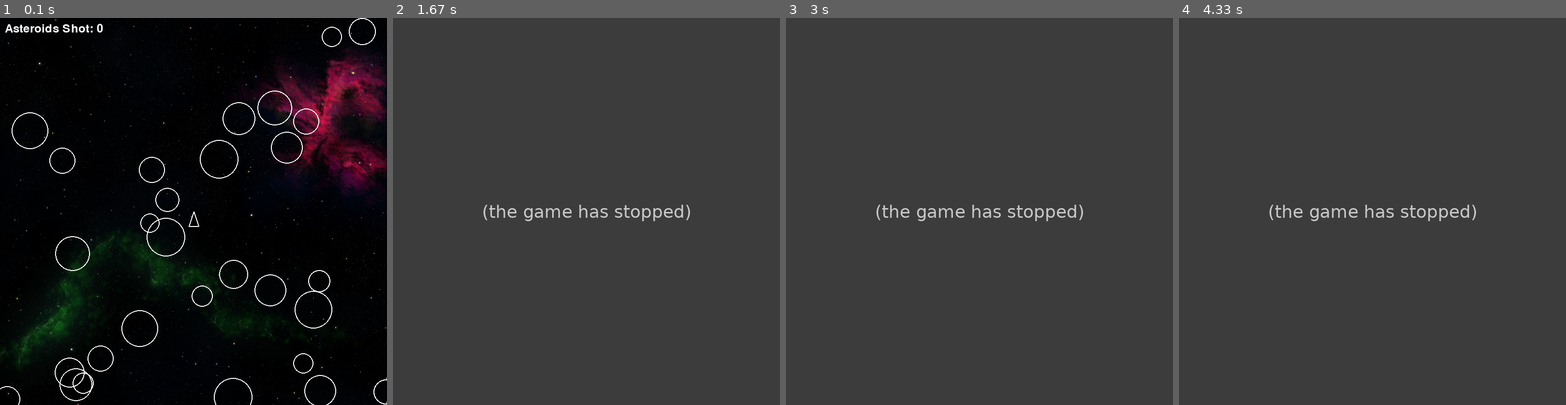
Above: before the commit, frames 1-4 (left to right).
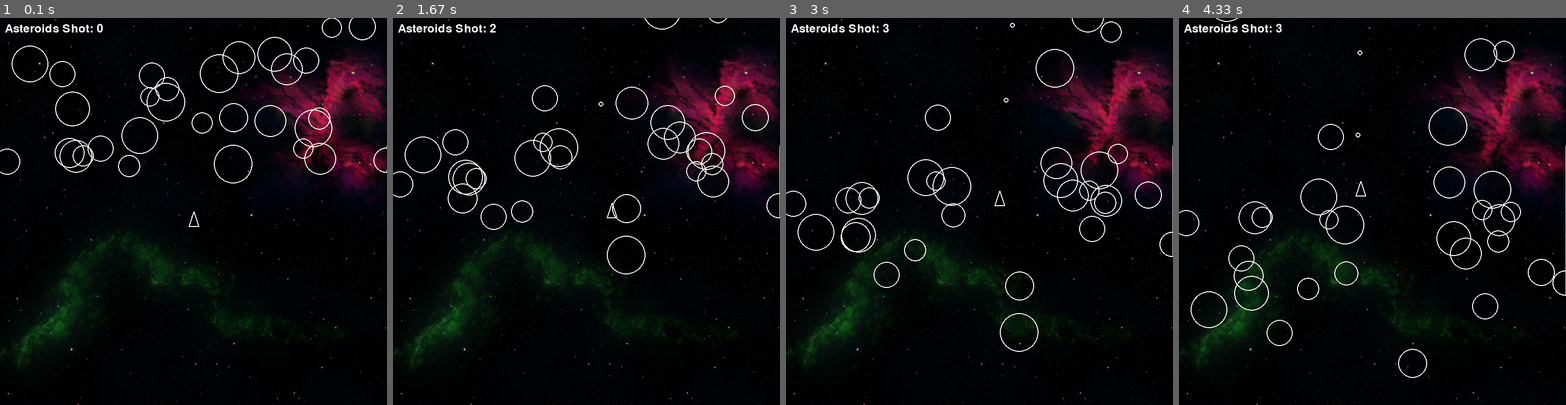
Above: after the commit, the same moments.

Repository: blimly/Pygame_Asteroids
Game: pygame game, started from asteroids3.py
Same seed, same stepped clock (60 frames per second), same inputs: the game is played once before the commit and once after it.
Inputs:
- Up to frame 1 (0.1 s): no input
- Up to frame 2 (1.67 s): tap Space at 0.33, 0.73, 1.03, 1.23 s; hold D 0.67-1.13 s; hold W 1.17-1.47 s
- Up to frame 3 (3 s): hold A 2-2.53 s; tap Space at 2.07, 2.37, 2.63, 2.97 s; hold S 2.57-2.87 s; hold A from 2.9 s (still down)
- Up to frame 4 (4.33 s): tap Space at 3.27, 3.4, 3.8, 4.1 s; release A at 3.3 s; hold W 3.33-3.7 s; hold D from 3.73 s (still down)

The runs differ from the first frame. In frame 1, 3.0% of the frame differs, in the area x 0-100%, y 0-100%; in frame 2, 100%; in frame 3, 100%; in frame 4, 100%.
Before the commit the program exited at 1.13 s; later frames show no game.

Commit message:
spawn initial asteroids from the top to avoid spawnkilling

Diff:
--- a/asteroids3.py
+++ b/asteroids3.py
@@ -69,7 +69,7 @@
     return sqrt(a * a + b * b)
 
 ship = Ship(cx, cy)
-asteroids = [Asteroid(randint(0, 800), randint(0, 800), randint(1, 4), randint(20, 40)) for _ in range(30)]
+asteroids = [Asteroid(randint(0, 800), randint(0, 300), randint(1, 4), randint(20, 40)) for _ in range(30)]
 bullets = []
 background = pygame.image.load("background.png")
 shoot_sound = pygame.mixer.Sound("laserShoot.wav")
